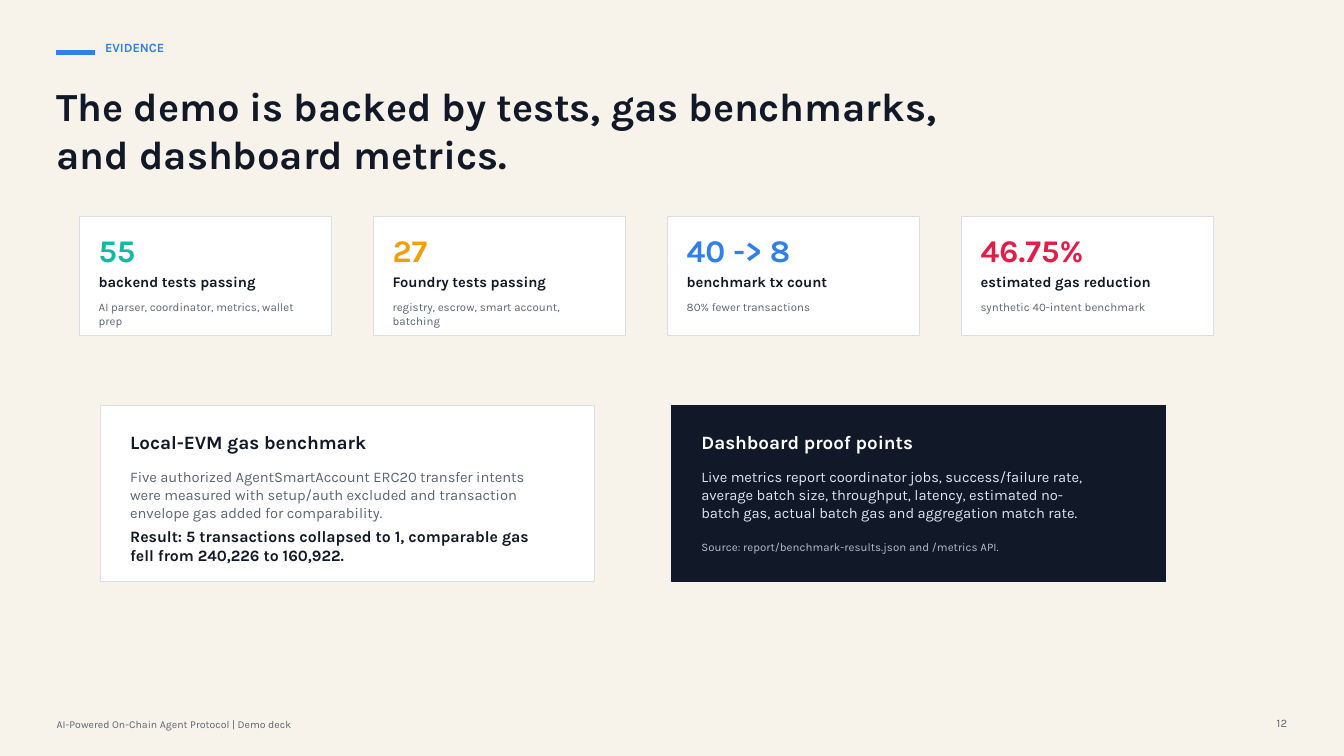
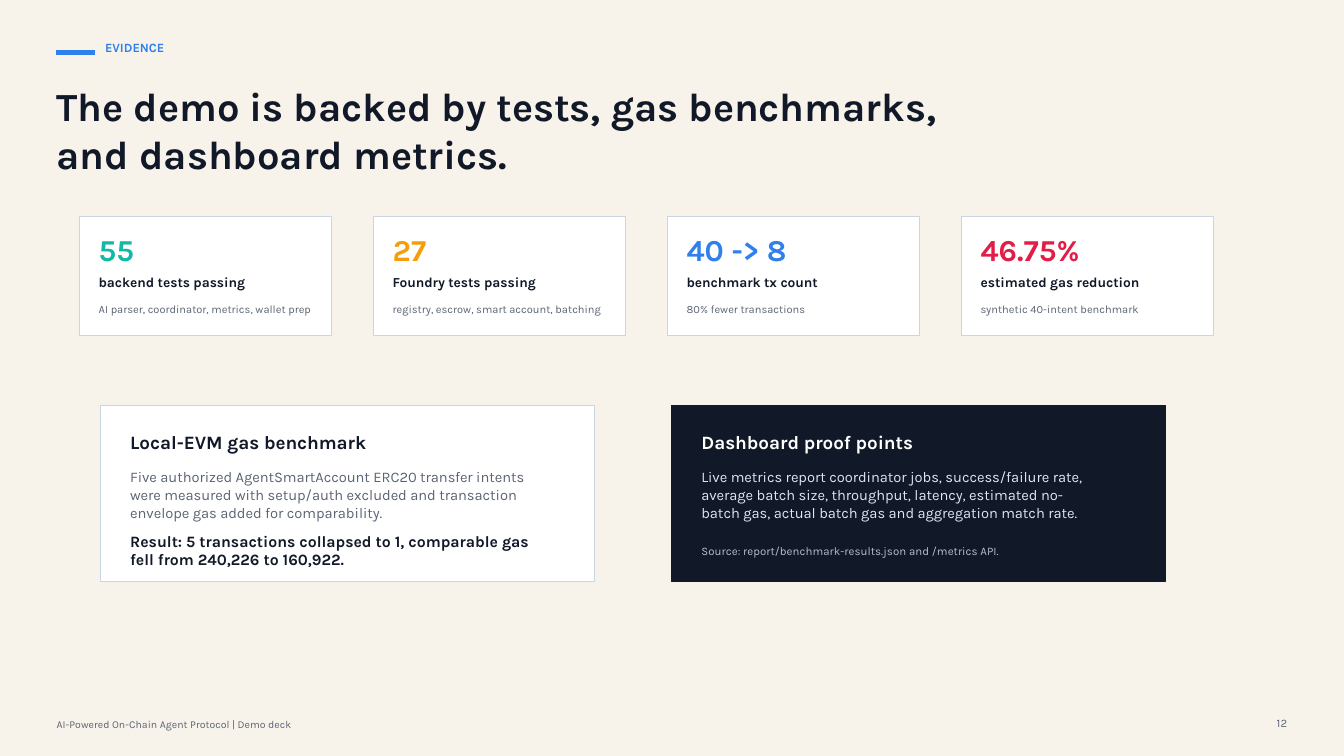
Before and after one commit to cozyxiong/On-Chain-Agent-Protocol, a slide deck: slide 12 of docs/on-chain-agent-protocol-demo.pptx. Drawn at 1344x756 pixels with LibreOffice and Linux fonts; fonts in the diff are those of the drawing. Boxes give left, top, right and bottom in pixels: in the first picture for what was removed or moved away, otherwise in the second. Text is boxed around its words. In the diff, an @@ line names an element or a change of style, - is before the commit and + after.

```diff
--- a/docs/on-chain-agent-protocol-demo.pptx
+++ b/docs/on-chain-agent-protocol-demo.pptx
@@ text "40 -> 8" at (x1=687, y1=241, x2=787, y2=262): size 22.5 to 21.8 pt @@
@@ text "46.75%" at (x1=981, y1=241, x2=1080, y2=262): size 22.5 to 21.8 pt @@
@@ size 10.5 to 9.8 pt in 4 elements at (x1=99, y1=277, x2=245, y2=291), (x1=393, y1=277, x2=536, y2=291), (x1=687, y1=277, x2=818, y2=287), (x1=981, y1=277, x2=1140, y2=291) @@
@@ size 8.2 to 7.9 pt in 4 elements at (x1=99, y1=305, x2=311, y2=316), (x1=393, y1=305, x2=600, y2=316), (x1=687, y1=305, x2=806, y2=313), (x1=981, y1=305, x2=1138, y2=316) @@
@@ outline #D9DEE7 0.75 pt to #CBD5E1 0.75 pt in 5 elements at (x1=80, y1=217, x2=332, y2=337), (x1=374, y1=217, x2=626, y2=337), (x1=667, y1=217, x2=920, y2=337), (x1=962, y1=217, x2=1214, y2=337), (x1=101, y1=405, x2=595, y2=582) @@
@@ text "Result: 5 transactions collapsed to ..." moved from (x1=130, y1=530, x2=529, y2=563) to (x1=130, y1=535, x2=529, y2=567) @@
@@ text "Source: report/benchmark-results.json and /metrics API." moved from (x1=701, y1=542, x2=998, y2=554) to (x1=701, y1=546, x2=998, y2=558) @@
```
Also in this commit, not shown: 12 other slides changed.
